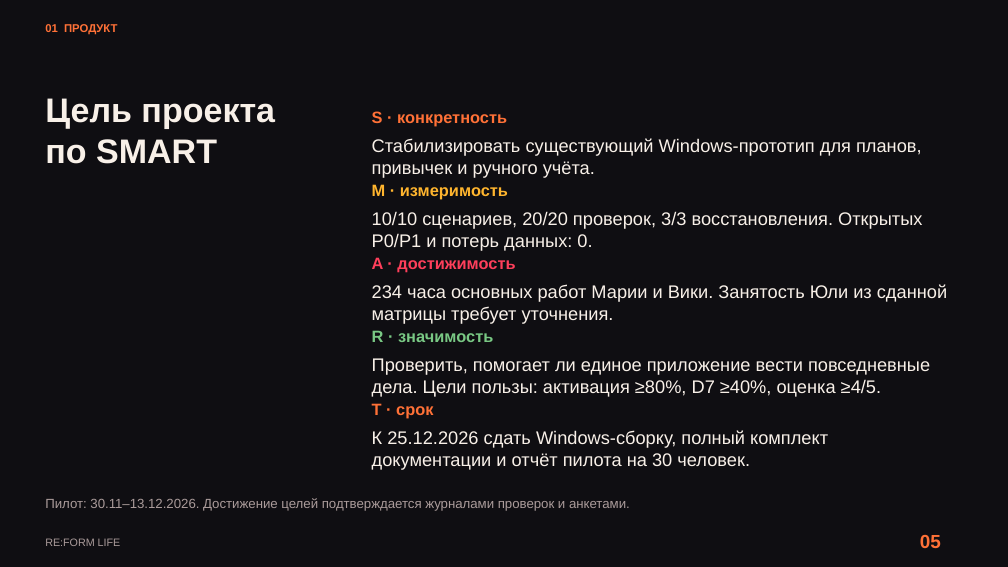
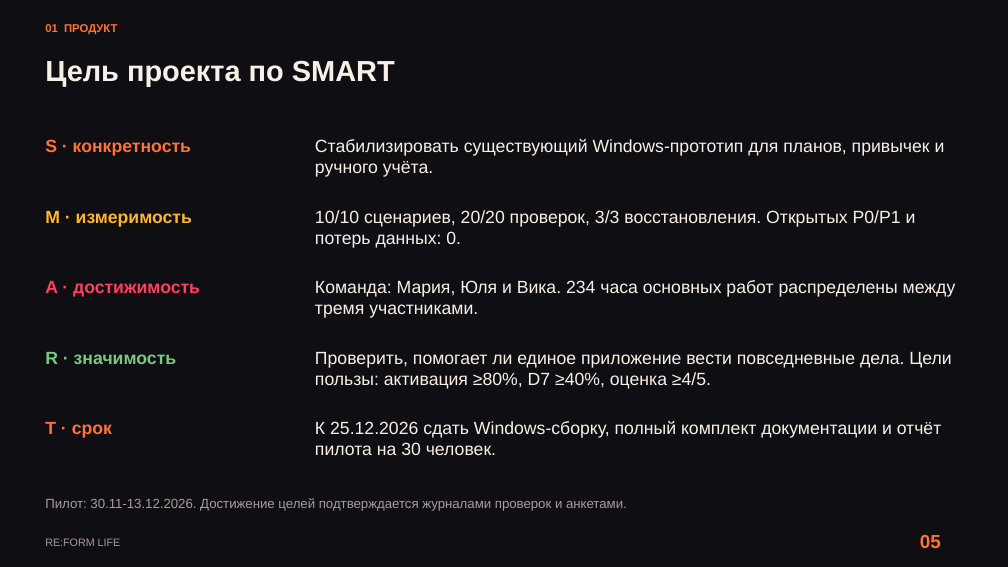
Before and after one commit to kartaamigo/RE-FORM-LIFE, a slide deck: slide 5 of docs/project-plan/RE_FORM_LIFE_Reviewed_Design.pptx. Drawn at 1008x567 pixels with LibreOffice and Linux fonts; fonts in the diff are those of the drawing. Boxes give left, top, right and bottom in pixels: in the first picture for what was removed or moved away, otherwise in the second. Text is boxed around its words. In the diff, an @@ line names an element or a change of style, - is before the commit and + after.

Commit message:
docs: include full team and improve SMART slide spacing

```diff
--- a/docs/project-plan/RE_FORM_LIFE_Reviewed_Design.pptx
+++ b/docs/project-plan/RE_FORM_LIFE_Reviewed_Design.pptx
@@ text "Цель проекта по SMART": place and size @@
-text "Цель проекта по SMART" at (45,98,275,164)
+text "Цель проекта по SMART" at (45,60,395,87)
@@ text "Цель проекта по SMART" at (45,60,395,87): size 40.5 to 34.5 pt @@
@@ text "S · конкретность": place and size @@
-text "S · конкретность" at (372,111,507,127)
+text "S · конкретность" at (45,139,191,156)
@@ text "Стабилизировать существующий Windows-прототип для планов, ...": place and size @@
-text "Стабилизировать существующий Windows-прототип для планов, ..." at (372,138,922,178)
+text "Стабилизировать существующий Windows-прототип для планов, ..." at (315,139,945,177)
@@ text "M · измеримость": place and size @@
-text "M · измеримость" at (372,184,508,200)
+text "M · измеримость" at (45,211,192,227)
@@ text "10/10 сценариев, 20/20 проверок, 3/3 ...": place and size @@
-text "10/10 сценариев, 20/20 проверок, 3/3 ..." at (372,211,922,251)
+text "10/10 сценариев, 20/20 проверок, 3/3 ..." at (315,210,916,248)
@@ text "A · достижимость": place and size @@
-text "A · достижимость" at (372,257,515,273)
+text "A · достижимость" at (45,281,200,297)
@@ text at (315,280,956,318): text changed; size 21.8 to 21 pt @@
-234 часа основных работ Марии и Вики. Занятость Юли из сданной матрицы требует уточнения.
+Команда: Мария, Юля и Вика. 234 часа основных работ распределены между тремя участниками.
@@ text "R · значимость": place and size @@
-text "R · значимость" at (372,330,493,342)
+text "R · значимость" at (45,352,176,364)
@@ text "Проверить, помогает ли единое приложение ...": place and size @@
-text "Проверить, помогает ли единое приложение ..." at (372,358,930,397)
+text "Проверить, помогает ли единое приложение ..." at (315,352,951,389)
@@ size 19.5 to 21 pt in 5 elements at (45,139,191,156), (45,211,192,227), (45,281,200,297), (45,352,176,364), (45,422,112,438) @@
@@ text "T · срок": place and size @@
-text "T · срок" at (372,403,433,419)
+text "T · срок" at (45,422,112,438)
@@ size 21.8 to 21 pt in 4 elements at (315,139,945,177), (315,210,916,248), (315,352,951,389), (315,421,942,455) @@
@@ text "К 25.12.2026 сдать Windows-сборку, полный ...": place and size @@
-text "К 25.12.2026 сдать Windows-сборку, полный ..." at (372,430,828,470)
+text "К 25.12.2026 сдать Windows-сборку, полный ..." at (315,421,942,455)
@@ text at (45,498,627,511): text changed @@
-Пилот: 30.11–13.12.2026. Достижение целей подтверждается журналами проверок и анкетами.
+Пилот: 30.11-13.12.2026. Достижение целей подтверждается журналами проверок и анкетами.
```
Also in this commit, not shown: 41 other slides changed, 1 other file.
